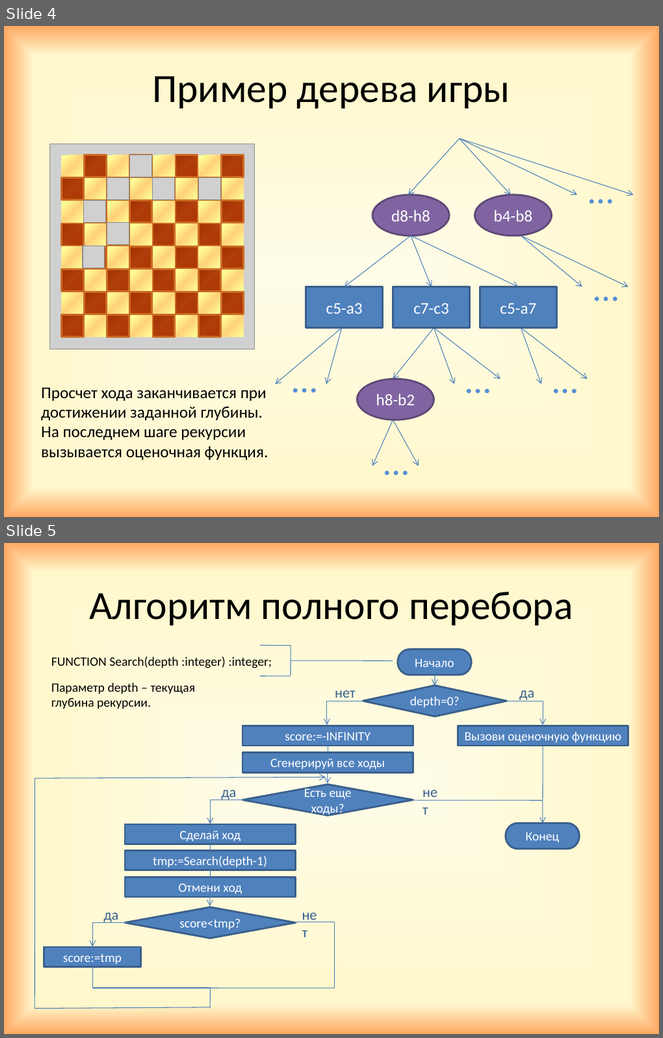
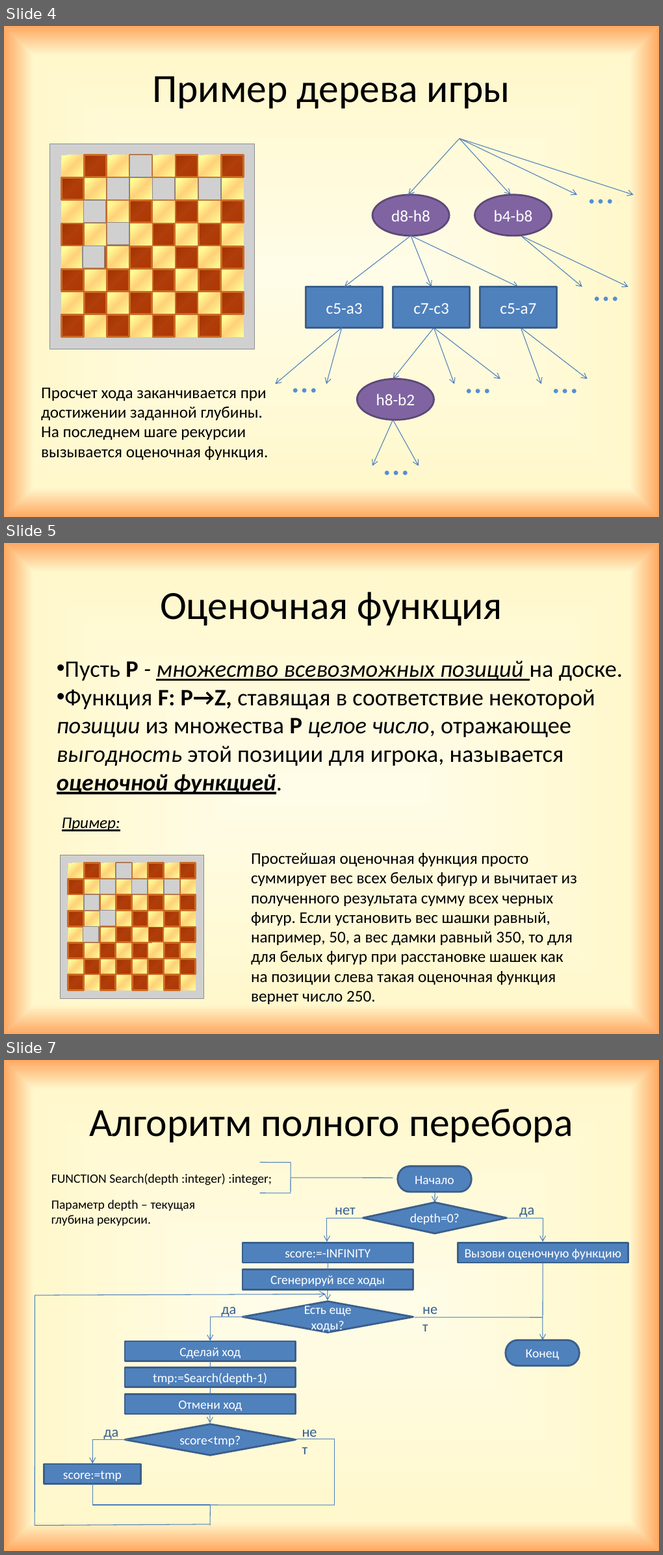
Before and after one commit to GrachevaElena/Checkers, a slide deck: Project.pptx. Shown one above the other, each under a label of ours: slides 4 and 5 before the commit, slides 4, 5 and 7 after it; the slides between them are not shown. The pictures are 663x1038 and 663x1555 pixels, drawn with LibreOffice and Linux fonts; fonts in the diff are those of the drawing; grey boxes stand for pictures. Boxes give left, top, right and bottom in pixels: in the first picture for what was removed or moved away, otherwise in the second. Text is boxed around its words. In the diff, an @@ line names an element or a change of style, - is before the commit and + after.

```diff
--- a/Project.pptx
+++ b/Project.pptx
@@ slide 5 added at [4, 543, 659, 1034], background gradient #FFFCE7 to #FFF8CD to #FFA861 @@
@@ title added at [160, 592, 503, 626], 44 pt, text #000000 @@
+Оценочная функция
@@ text added at [57, 661, 623, 795], 26 pt, text #000000 @@
+• Пусть P - множество всевозможных позиций на доске.
+• Функция F: P→Z, ставящая в соответствие некоторой позиции из множества P целое число, отражающее выгодность этой позиции для игрока, называется оценочной функцией.
@@ text added at [62, 817, 120, 832], 18 pt, text #000000, italic, underline @@
+Пример:
@@ text added at [251, 853, 577, 1005], 18 pt, text #000000 @@
+Простейшая оценочная функция просто суммирует вес всех белых фигур и вычитает из полученного результата сумму всех черных фигур. Если установить вес шашки равный, например, 50, а вес дамки равный 350, то для для белых фигур при расстановке шашек как на позиции слева такая оценочная функция вернет число 250.
@@ group added at [61, 856, 204, 1000]: 64 rectangles, 8 pictures @@
@@ what was slide 5 is now slide 7 @@
```
Also in this commit, not shown: 1 other slide added, 1 slide removed.
